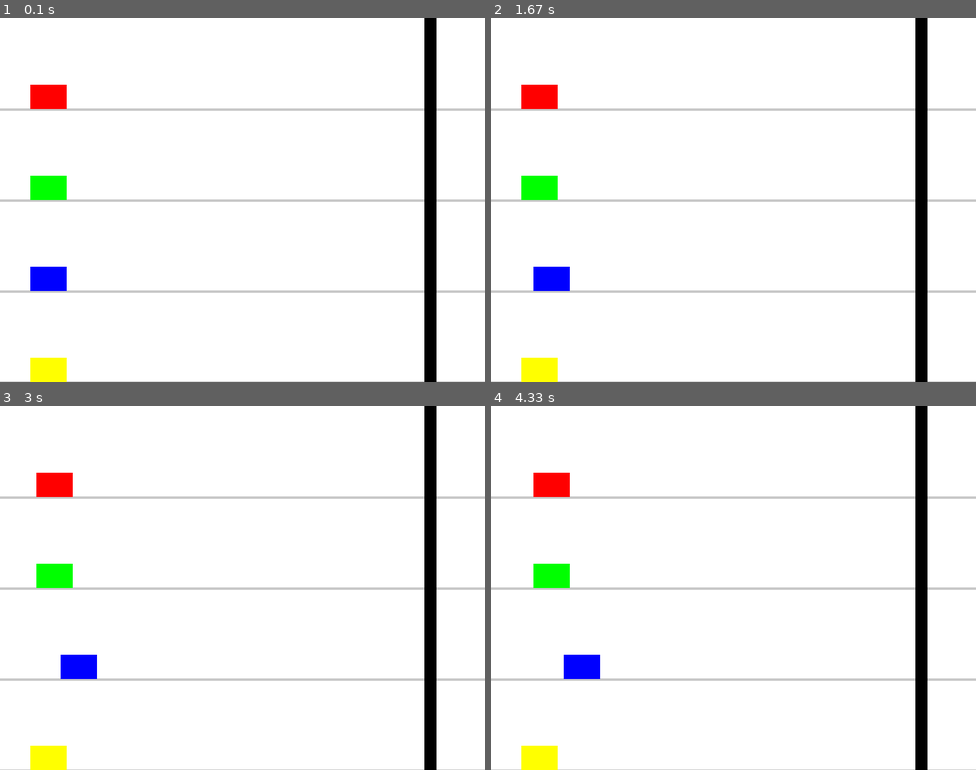
Above: before the commit, frames 1-4 (two rows, left to right).
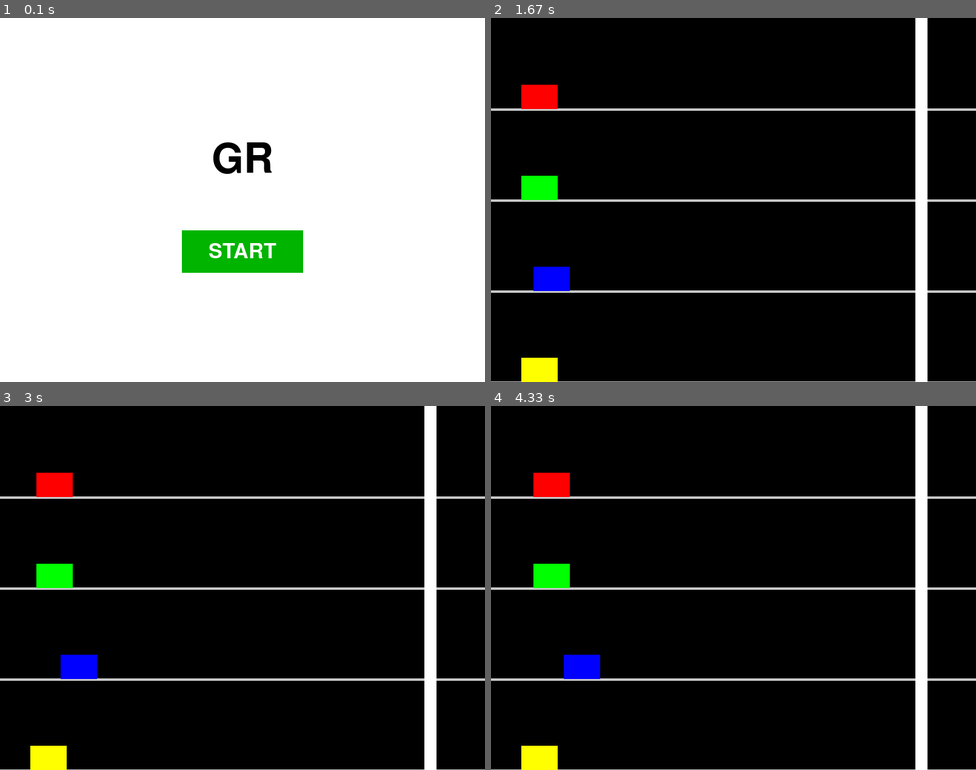
Above: after the commit, the same moments.

Repository: sjlee081010/pygame
Game: pygame game, started from main.py
The game is run twice, just before and just after one commit, with the same random seed, the same clock (stepped at 60 frames per second) and the same inputs.
Inputs (mouse positions are in pixels of both pictures, inside the frame that each line leads up to):
- Up to frame 1 (0.1 s): no input
- Up to frame 2 (1.67 s): click (733, 250) at 0.38 s, where only the run after the commit has a clickable "START"; hold Right 0.67-1.13 s; hold Right 1.17-1.63 s
- Up to frame 3 (3 s): hold Right 1.67-2.3 s; tap D at 1.82 s; hold Right 2.33-2.8 s; tap K at 2.48 s; hold Right from 2.83 s (still down)
- Up to frame 4 (4.33 s): release Right at 3.3 s; hold Right 3.33-3.97 s; tap D at 3.48 s; hold Right from 4 s (still down); tap K at 4.15 s

The runs differ from the first frame. In frame 1, 9.8% of the frame differs, in the area x 0-100%, y 0-100%; in frame 2, 96%; in frame 3, 96%; in frame 4, 96%.

Commit message:
feature: endScreen

Diff:
--- a/main.py
+++ b/main.py
@@ -1,23 +1,25 @@
 import pygame
 import sys
+import time
 
-# 초기화
 pygame.init()
 
-# 화면 설정
 WIDTH, HEIGHT = 800, 600
 WIN = pygame.display.set_mode((WIDTH, HEIGHT))
-pygame.display.set_caption("광클 레이싱")
+pygame.display.set_caption("GR - 광클 레이싱")
 
 # 색상
 WHITE = (255, 255, 255)
 GRAY = (200, 200, 200)
 BLACK = (0, 0, 0)
 RED = (255, 0, 0)
+GREEN = (0, 180, 0)
 
-# FPS 설정
 FPS = 60
 clock = pygame.time.Clock()
+
+FONT = pygame.font.SysFont(None, 50)
+BIG_FONT = pygame.font.SysFont(None, 100)
 
 # 트랙 정보
 TRACK_COUNT = 4
@@ -31,75 +33,159 @@
 player_keys = [pygame.K_d, pygame.K_k, pygame.K_RIGHT, pygame.K_l]
 CAR_COLORS = [(255, 0, 0), (0, 255, 0), (0, 0, 255), (255, 255, 0)]
 
-# 차량 이미지 로드 (나중에 이미지 경로 추가)
-# car_images = [pygame.image.load("car1.png"), pygame.image.load("car2.png"), ...]
-# 이미지 크기 조정 예시:
-# car_images = [pygame.transform.scale(img, (CAR_WIDTH, CAR_HEIGHT)) for img in car_images]
-
 def reset_game():
-    global cars, winner, game_over
+    global cars, winner, game_over, podium_show_time
     cars = []
     for i in range(TRACK_COUNT):
-        # 트랙 바로 위에 플레이어 배치
         track_y = TRACK_HEIGHT * (i + 1)
-        car_y = track_y - CAR_HEIGHT  # 차가 트랙 라인 위에 닿도록 배치
+        car_y = track_y - CAR_HEIGHT
         car = pygame.Rect(START_X, car_y, CAR_WIDTH, CAR_HEIGHT)
         cars.append(car)
     winner = None
     game_over = False
+    podium_show_time = None  # 단상화면 전환 시간 초기화
 
-reset_game()
+def start_screen():
+    start_button_rect = pygame.Rect(WIDTH//2 - 100, HEIGHT//2 + 50, 200, 70)
+    while True:
+        WIN.fill(WHITE)
+        title_surf = BIG_FONT.render("GR", True, BLACK)
+        WIN.blit(title_surf, (WIDTH//2 - title_surf.get_width()//2, HEIGHT//3))
 
-# 골라인
-FINISH_LINE_X = WIDTH - 100
-finish_line = pygame.Rect(FINISH_LINE_X, 0, 20, HEIGHT)
+        pygame.draw.rect(WIN, GREEN, start_button_rect)
+        start_text = FONT.render("START", True, WHITE)
+        WIN.blit(start_text, (start_button_rect.centerx - start_text.get_width()//2,
+                              start_button_rect.centery - start_text.get_height()//2))
 
-# 메인 루프
-running = True
-while running:
-    clock.tick(FPS)
-    WIN.fill(WHITE)
+        for event in pygame.event.get():
+            if event.type == pygame.QUIT:
+                pygame.quit()
+                sys.exit()
+            if event.type == pygame.MOUSEBUTTONDOWN:
+                if start_button_rect.collidepoint(event.pos):
+                    return
 
-    # 이벤트 처리
-    for event in pygame.event.get():
-        if event.type == pygame.QUIT:
-            running = False
+        pygame.display.update()
+        clock.tick(30)
 
-        # 키 입력 처리 (광클 방식)
-        if event.type == pygame.KEYDOWN:
-            if game_over:
+def show_podium_screen():
+    # 순위에 따라 색상 인덱스 정렬 (먼저 도착한 순서대로)
+    ranked_cars = sorted(enumerate(cars), key=lambda x: -x[1].x)
+    rankings = [index for index, _ in ranked_cars]  # 플레이어 인덱스 순위
+
+    while True:
+        WIN.fill(BLACK)
+
+        # 안내 문구
+        info_text = FONT.render("Press R to Restart", True, WHITE)
+        WIN.blit(info_text, (WIDTH // 2 - info_text.get_width() // 2, 20))
+
+        # 단상 설정
+        podium_width = 100
+        podium_heights = {
+            1: 200,  # 1등
+            2: 150,  # 2등
+            3: 100,  # 3등
+            4: 0     # 4등 (바닥)
+        }
+
+        # 단상 위치: 4개를 나란히 정렬 (간격 없이)
+        total_podiums = 4
+        total_width = podium_width * total_podiums
+        start_x = WIDTH // 2 - total_width // 2
+        base_y = HEIGHT * 3 // 4  # 화면 중간과 하단 사이
+
+        # 각 순위 위치 지정 (왼쪽부터: 3등, 1등, 2등, 4등)
+        draw_order = [3, 1, 2, 4]  # 표시할 등수 순서
+
+        for i, rank in enumerate(draw_order):
+            if rank > len(rankings):
+                continue  # 참가자 수보다 많은 경우 무시
+
+            player_idx = rankings[rank - 1]
+            color = CAR_COLORS[player_idx]
+            height = podium_heights[rank]
+
+            x = start_x + i * podium_width
+            y = base_y - height
+
+            # 단상 그리기 (높이 0이면 안 그려짐)
+            if height > 0:
+                pygame.draw.rect(WIN, GRAY, (x, y, podium_width, height))
+
+            # 색상 박스 (자동차 색)
+            pygame.draw.rect(WIN, color, (x + 20, y - 40, 60, 40))
+
+            # 순위 숫자 표시
+            place_text = FONT.render(str(rank), True, BLACK)
+            WIN.blit(place_text, (x + podium_width // 2 - place_text.get_width() // 2, y + 10))
+
+        # 이벤트 처리
+        for event in pygame.event.get():
+            if event.type == pygame.QUIT:
+                pygame.quit()
+                sys.exit()
+            if event.type == pygame.KEYDOWN:
                 if event.key == pygame.K_r:
-                    reset_game()
-            else:
+                    return
+
+        pygame.display.update()
+        clock.tick(30)
+
+
+def game_loop():
+    reset_game()
+    finish_line_x = WIDTH - 100
+    finish_line = pygame.Rect(finish_line_x, 0, 20, HEIGHT)
+
+    global game_over, winner, podium_show_time
+
+    while True:
+        clock.tick(FPS)
+        WIN.fill(BLACK)
+
+        for event in pygame.event.get():
+            if event.type == pygame.QUIT:
+                pygame.quit()
+                sys.exit()
+
+            if event.type == pygame.KEYDOWN and not game_over:
                 for idx, key in enumerate(player_keys):
                     if event.key == key:
                         cars[idx].x += 10
-                        # 승리 판정
-                        if cars[idx].right >= FINISH_LINE_X:
+                        if cars[idx].right >= finish_line_x:
                             winner = idx + 1
                             game_over = True
+                            podium_show_time = time.time()  # 골인 시간 기록
 
-    # 트랙 그리기
-    for i in range(TRACK_COUNT):
-        y = TRACK_HEIGHT * (i + 1)
-        pygame.draw.line(WIN, GRAY, (0, y), (WIDTH, y), 4)
+        # 트랙 그리기
+        for i in range(TRACK_COUNT):
+            y = TRACK_HEIGHT * (i + 1)
+            pygame.draw.line(WIN, GRAY, (0, y), (WIDTH, y), 4)
 
-    # 차량 그리기
-    for idx, car in enumerate(cars):
-        # 나중에 이미지로 대체
-        # WIN.blit(car_images[idx], (car.x, car.y))
-        pygame.draw.rect(WIN, CAR_COLORS[idx], car)
+        # 차량 그리기
+        for idx, car in enumerate(cars):
+            pygame.draw.rect(WIN, CAR_COLORS[idx], car)
 
-    # 골라인 그리기
-    pygame.draw.rect(WIN, BLACK, finish_line)
+        # 골라인 그리기
+        pygame.draw.rect(WIN, WHITE, finish_line)
 
-    # 승자 표시
-    if game_over:
-        font = pygame.font.SysFont(None, 60)
-        text = font.render(f"Player {winner} Wins! Press R to Restart", True, RED)
-        WIN.blit(text, (WIDTH // 2 - text.get_width() // 2, HEIGHT // 2 - text.get_height() // 2))
+        if game_over:
+            font = pygame.font.SysFont(None, 60)
+            text = font.render(f"Player {winner} Wins!", True, RED)
+            WIN.blit(text, (WIDTH // 2 - text.get_width() // 2, HEIGHT // 2 - text.get_height() // 2))
 
-    pygame.display.update()
+            # 단상 화면 3초 후 전환
+            if podium_show_time and (time.time() - podium_show_time > 3):
+                show_podium_screen()
+                return  # 단상 화면 종료 후 다시 시작 화면으로 돌아감
 
-pygame.quit()
-sys.exit()
+        pygame.display.update()
+
+def main():
+    while True:
+        start_screen()
+        game_loop()
+
+if __name__ == "__main__":
+    main()
